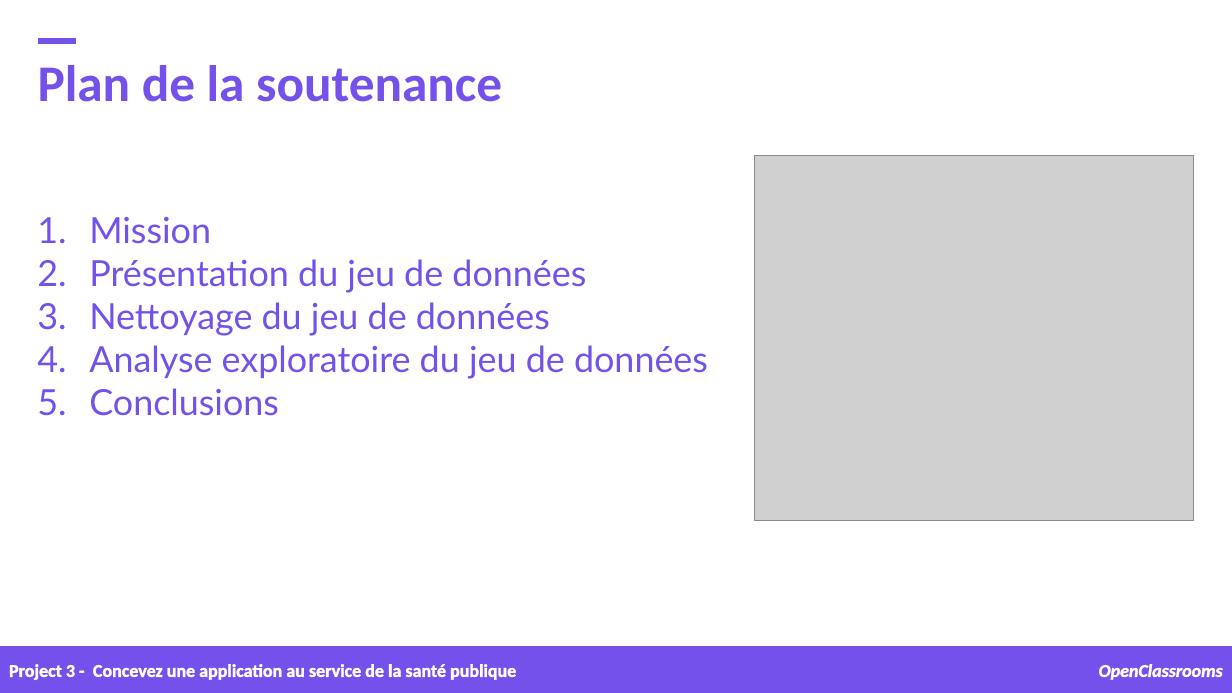
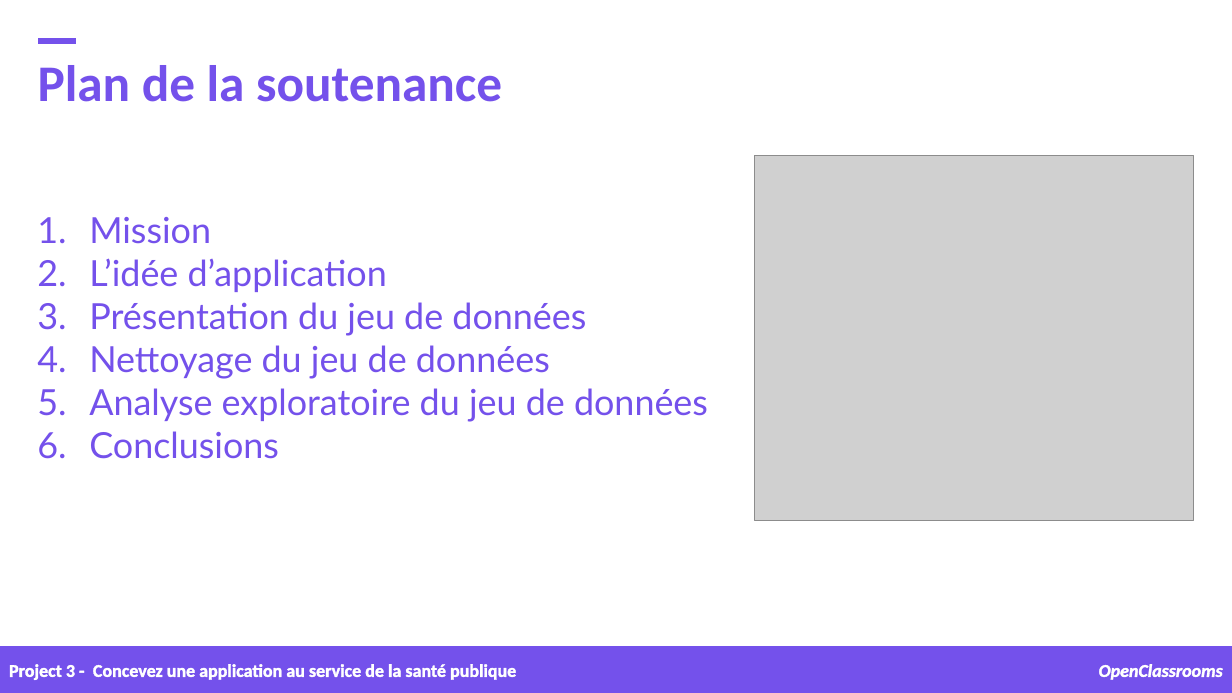
Before and after one commit to samirhinojosa/OC-P3-design-application-public-health, a slide deck: slide 2 of supports/P3_02_presentation.pptx. Drawn at 1232x693 pixels with LibreOffice and Linux fonts; fonts in the diff are those of the drawing; grey boxes stand for pictures; background and template pictures are left out. Boxes give left, top, right and bottom in pixels: in the first picture for what was removed or moved away, otherwise in the second. Text is boxed around its words. In the diff, an @@ line names an element or a change of style, - is before the commit and + after.

```diff
--- a/supports/P3_02_presentation.pptx
+++ b/supports/P3_02_presentation.pptx
@@ text at (x1=89, y1=258, x2=387, y2=292): paragraph added @@
+2. L’idée d’application
```
Also in this commit, not shown: 3 other slides changed, 2 slides added, 1 slide removed, 1 other file.
